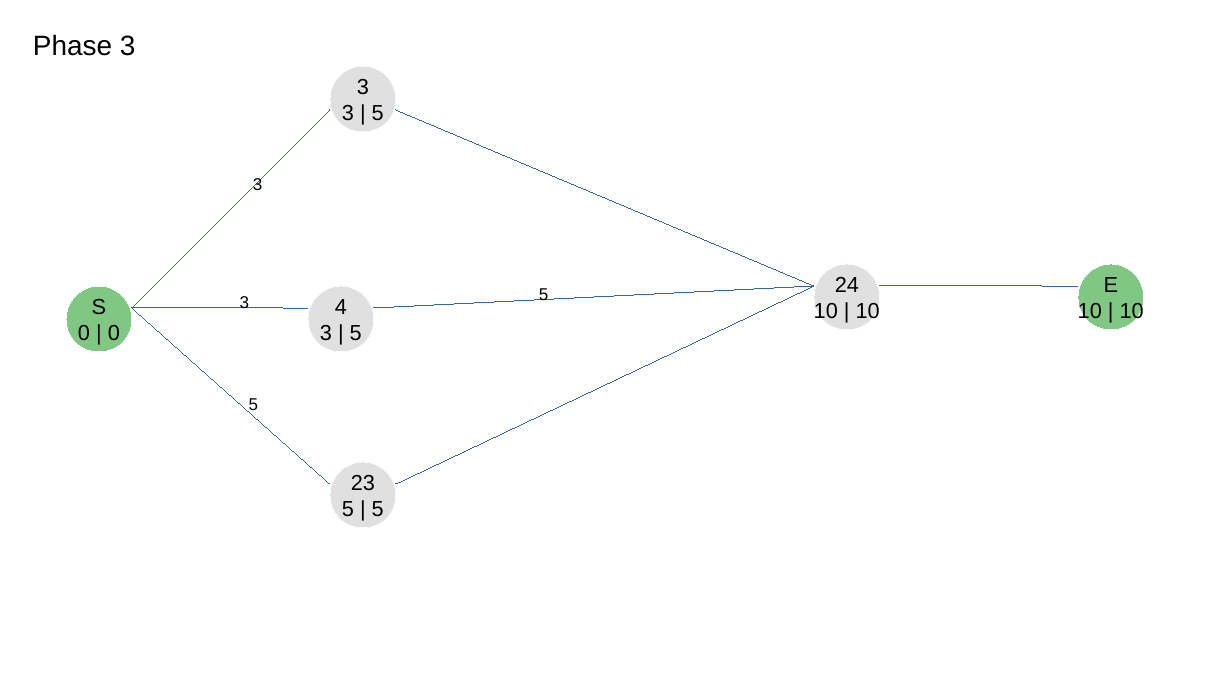
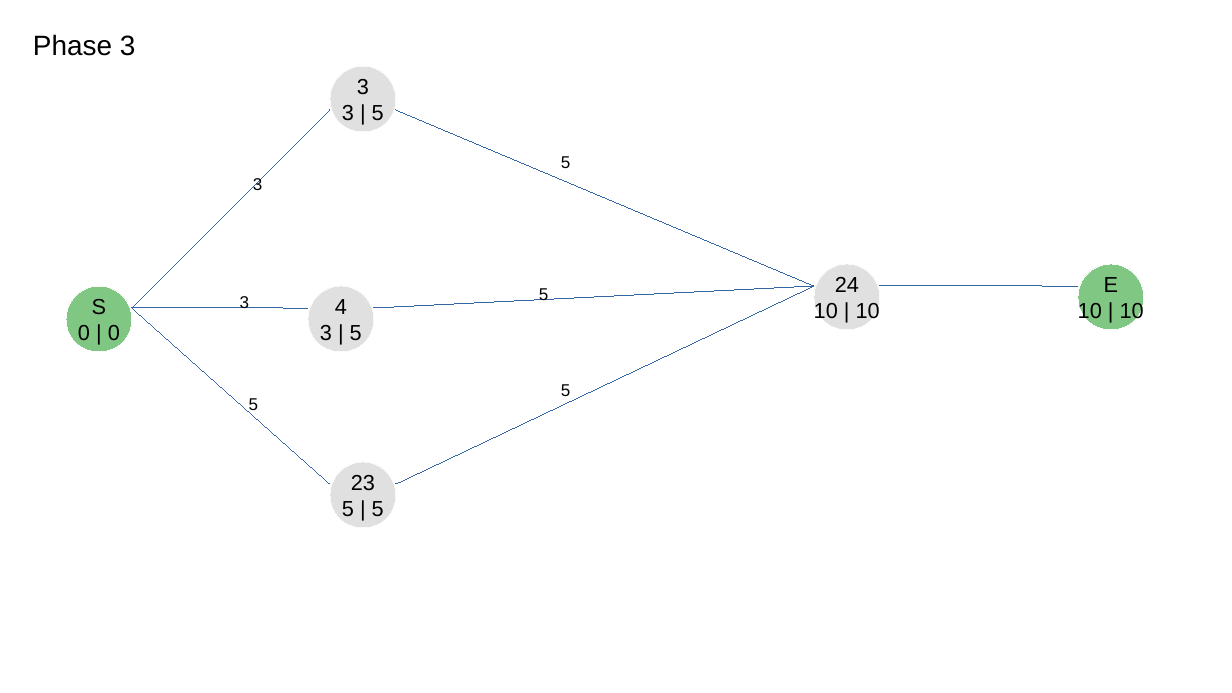
Before and after one commit to Meplos/cdp-td, a slide deck: slide 3 of PERT.odp. Drawn at 1232x693 pixels with LibreOffice and Linux fonts; fonts in the diff are those of the drawing. Boxes give left, top, right and bottom in pixels: in the first picture for what was removed or moved away, otherwise in the second. Text is boxed around its words. In the diff, an @@ line names an element or a change of style, - is before the commit and + after.

```diff
--- a/PERT.odp
+++ b/PERT.odp
@@ text added at (x1=561, y1=156, x2=570, y2=168), 11 pt, text #000000 @@
+5
@@ text added at (x1=561, y1=384, x2=570, y2=396), 11 pt, text #000000 @@
+5
```
Also in this commit, not shown: 2 other slides changed.
